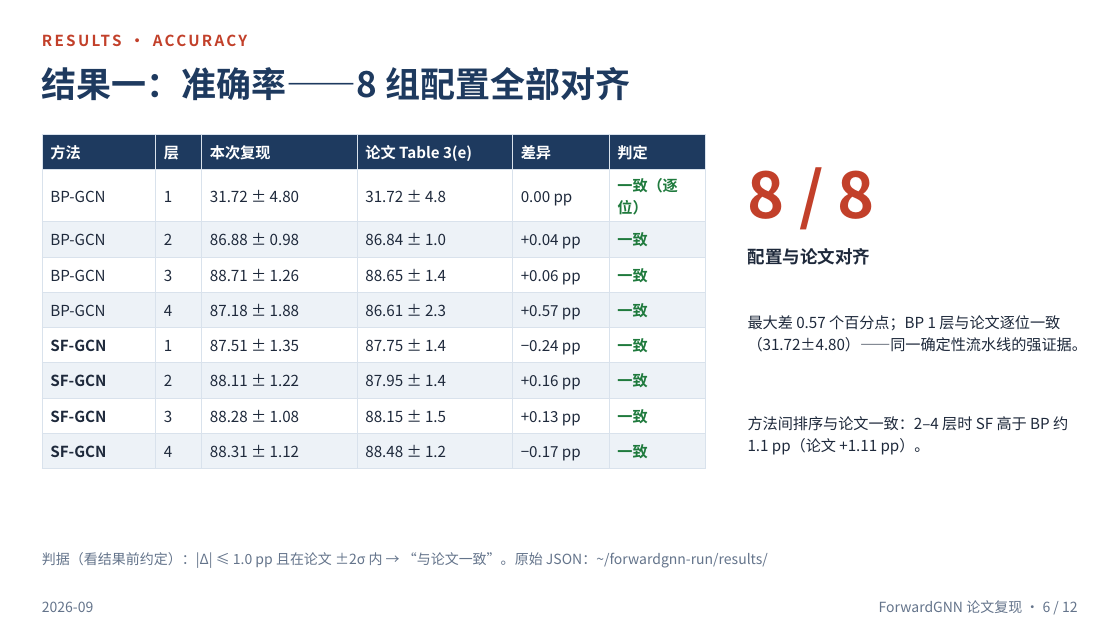
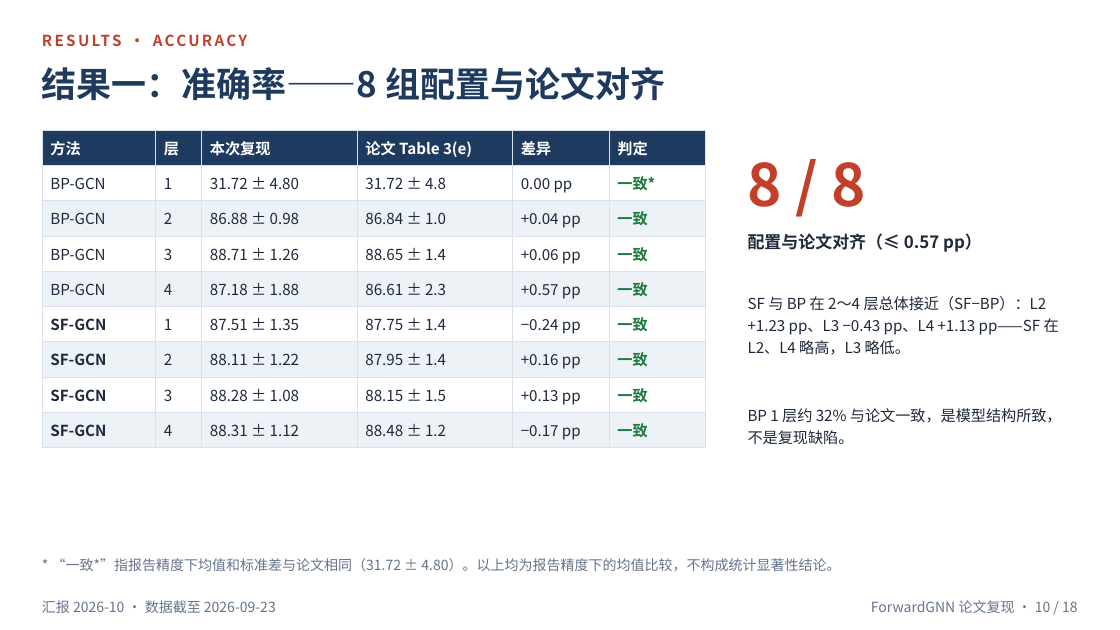
Before and after one commit to asd123667/The-reproduction-of-forwardgnn, a slide deck: slide 10 of reproduction/reports/ForwardGNN复现阶段性汇报.pptx (slide 6 before the commit). Drawn at 1120x630 pixels with LibreOffice and Linux fonts; fonts in the diff are those of the drawing. Boxes give left, top, right and bottom in pixels: in the first picture for what was removed or moved away, otherwise in the second. Text is boxed around its words. In the diff, an @@ line names an element or a change of style, - is before the commit and + after.

```diff
--- a/reproduction/reports/ForwardGNN复现阶段性汇报.pptx
+++ b/reproduction/reports/ForwardGNN复现阶段性汇报.pptx
@@ text at <box>42,67,666,101</box>: text changed @@
-结果一：准确率——8 组配置全部对齐
+结果一：准确率——8 组配置与论文对齐
@@ table at <box>42,130,706,444</box> @@
-row 2, column 6: 一致（逐位）
+row 2, column 6: 一致*
@@ table: place and size @@
-table at <box>42,134,706,465</box>
+table at <box>42,130,706,444</box>
@@ text "8 / 8": place and size @@
-text "8 / 8" at <box>748,170,875,219</box>
+text "8 / 8" at <box>748,162,865,207</box>
@@ text "8 / 8" at <box>748,162,865,207</box>: size 54 to 50 pt @@
@@ text at <box>748,233,982,252</box>: text changed; size 15 to 14.5 pt @@
-配置与论文对齐
+配置与论文对齐（≤ 0.57 pp）
@@ text at <box>748,296,1059,355</box>: text changed @@
-最大差 0.57 个百分点；BP 1 层与论文逐位一致（31.72±4.80）——同一确定性流水线的强证据。
+SF 与 BP 在 2～4 层总体接近（SF−BP）：L2 +1.23 pp、L3 −0.43 pp、L4 +1.13 pp——SF 在 L2、L4 略高，L3 略低。
@@ text at <box>748,408,1062,444</box>: text changed @@
-方法间排序与论文一致：2–4 层时 SF 高于 BP 约 1.1 pp（论文 +1.11 pp）。
+BP 1 层约 32% 与论文一致，是模型结构所致，不是复现缺陷。
@@ text at <box>52,558,840,571</box>: text changed @@
-判据（看结果前约定）：|Δ| ≤ 1.0 pp 且在论文 ±2σ 内 → “与论文一致”。原始 JSON：~/forwardgnn-run/results/
+* “一致*”指报告精度下均值和标准差与论文相同（31.72 ± 4.80）。以上均为报告精度下的均值比较，不构成统计显著性结论。
@@ text at <box>42,600,276,613</box>: text changed @@
-2026-09
+汇报 2026-10 · 数据截至 2026-09-23
@@ text at <box>871,600,1078,613</box>: text changed @@
-ForwardGNN 论文复现 · 6 / 12
+ForwardGNN 论文复现 · 10 / 18
```
Also in this commit, not shown: 2 other slides changed, 15 slides added, 9 slides removed, 15 other files.
